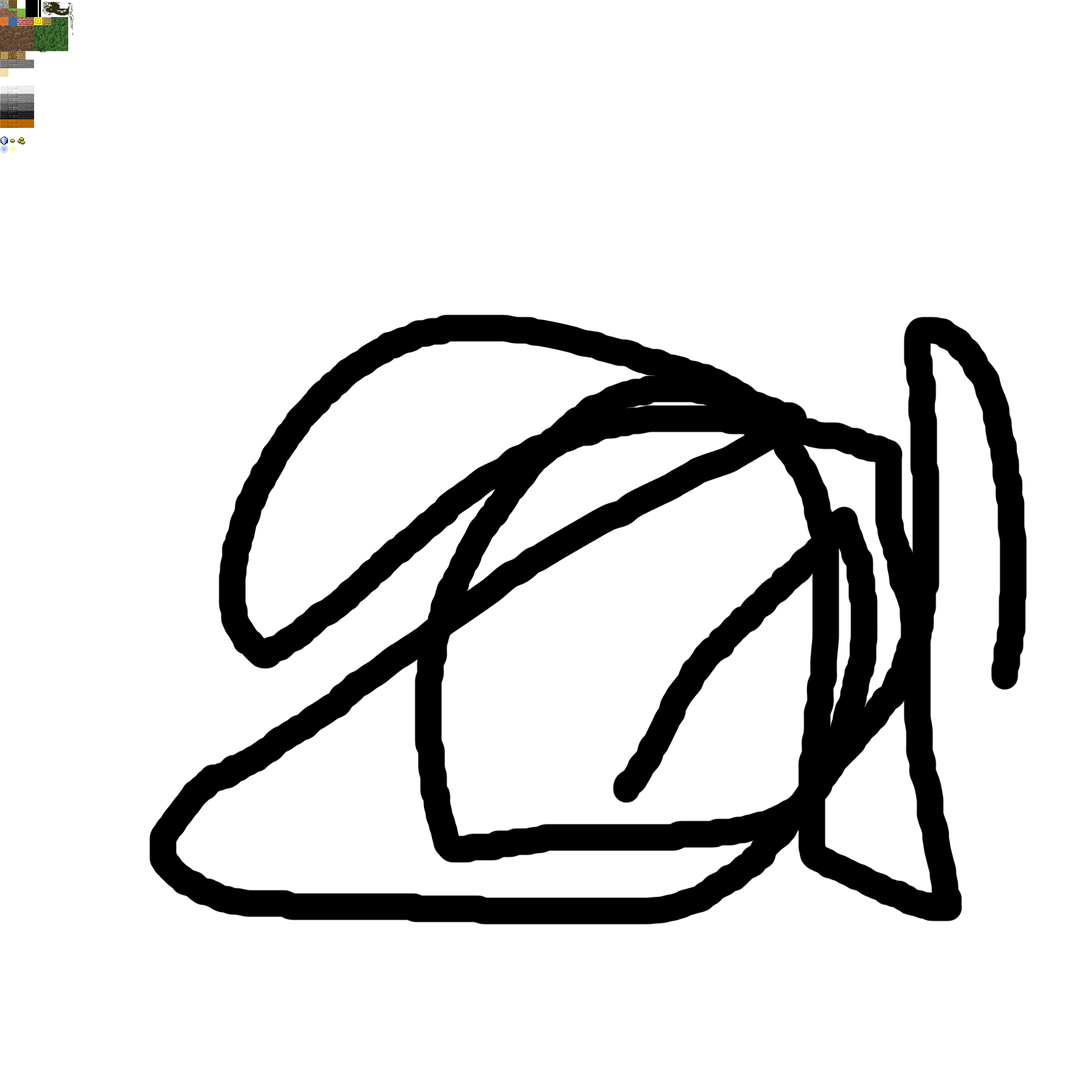
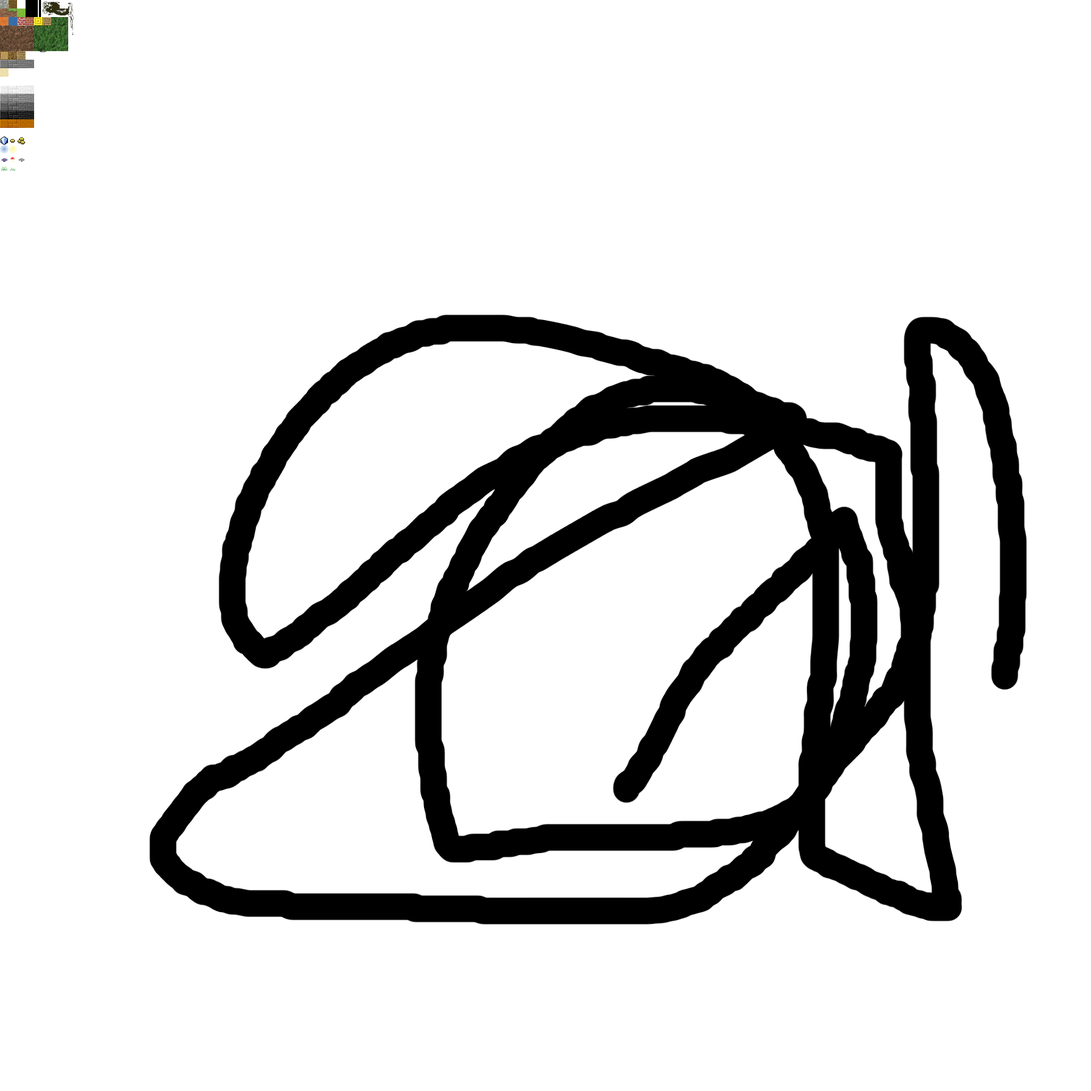
Before/after of a w=1091, h=1091 layered artwork. What changed in the layer stack:
painted on "Main" over [1, 157, 25, 171]
